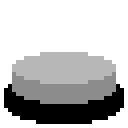
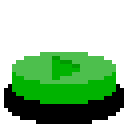
The second 128 x 128 image is a revision of the first. Changes to its layers:
hid group "white_down" (3 layers) over [12, 52, 116, 104]
hid group "Black_down" (3 layers) over [12, 52, 116, 104]
added group "Green_down" with 5 layers above "Blue_down" over [12, 52, 116, 104]
added layer "green_arrow_right (down)" in group "Green_down" over [52, 56, 80, 80]
added layer "green_down" in group "Green_down" over [12, 52, 116, 104]
